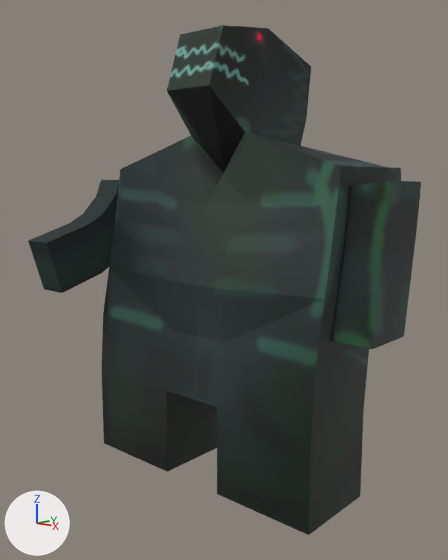
The Blender file res/mygod.blend: old version first, new version second.
Before and after are seen from a camera (50 mm lens) standing at (5.76, -6.29, 4.23) and looking at (-0.51, 0.79, 2.68). The axes (+X, +Y, +Z) are drawn at lower left. The lights are the same throughout.

The first picture shows 'MyGod'.
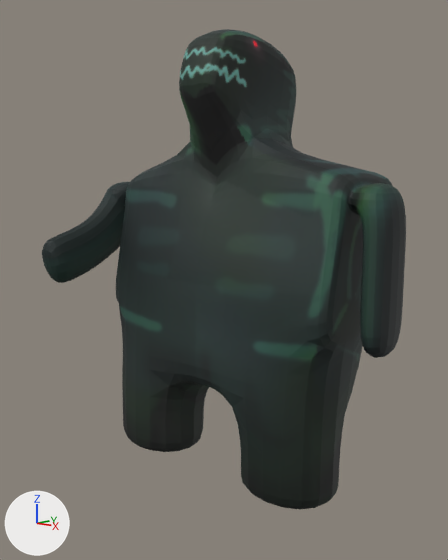
What changed in the scene script:
```text
Change me_cube_001:
    used by ob_mygod; location = (0.0, 0.0, 0.0)
    remove me_cube_001.from_pydata(...)  # 171 vertices, 179 faces; spans x -2.52..2.56, y -1.33..4.06, z 0.01..6.28
    add me_cube_001.from_pydata(...)  # 189 vertices, 197 faces; spans x -2.52..2.55, y -1.33..4.06, z 0.01..6.28
    me_cube_001 part 1
    6 vertices are removed from x 2.56, y -0.2..0.78, z 2.35..3.57
    19 faces are deleted
    4 vertices move from x 2.56, y 0.02..0.84, z 3.87..4.2 to x 2.14, y 0.02..0.84, z 3.78..4.2
    17 vertices are added at x -1.97..2.55, y -0.48..0.84, z 0.29..4.2
    7 new vertices lie (0.41, 0.0, 0.0) away from vertices in x 2.14..2.56, y 0.01..0.81, z 2.03..3.88
    37 new faces join them
Change ob_mygod:
    add _m = ob_mygod.modifiers.new('Subdivision', 'SUBSURF')
```

Where the change shows, as pixel boxes [x1, y1, x2, y2] in the pictures (448 x 560 px):
'MyGod', reshaped, modifiers changed (7% narrower): before [28, 25, 421, 535]; after [42, 29, 406, 509]
part 1 of me_cube_001, built on: before [102, 181, 421, 535]; after [122, 183, 406, 509]
